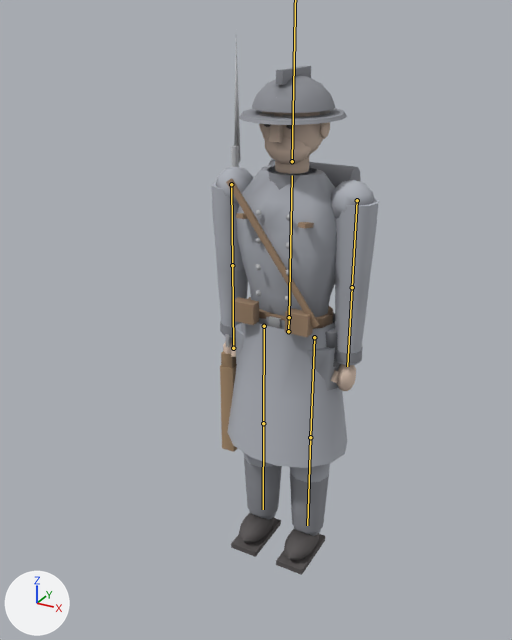
Renders of the glTF model Game/models/figures/modern_soldier_0.glb from each side of a commit.
Both versions are drawn from a 50 mm lens placed at (0.552, -1.136, 1.079), pointed at (-0.053, -0.036, 0.529). Lighting does not change. The marker at lower left points along +X, +Y and +Z. The older version comes first. The bones that bend it are drawn over the model as lines.

In view in the first picture: 'Body_Detail', 'Body_Uniform', 'Body_UniformDark'.
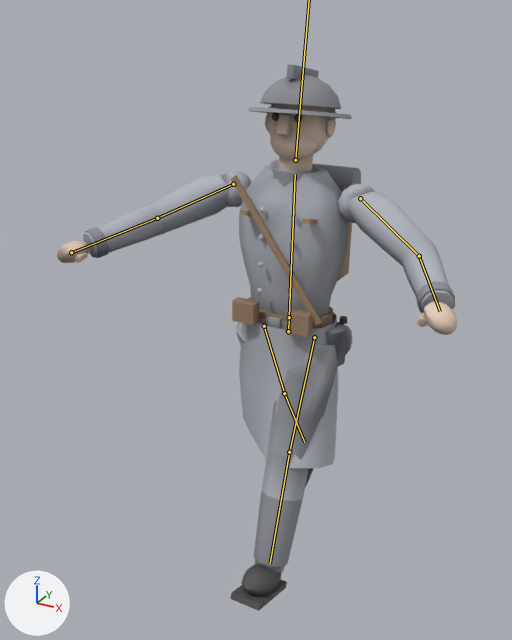
The newer file adds an action. The first version stands in its rest pose; the second is drawn at frame 7 of the action 'Dance'.

The edits, one by one:
Bone 'Spine' (bone_spine) turns from (0, 0, 0) to (-3, 2, 0) degrees about its own x, y and z.
Bone 'Head' (bone_head) turns from (0, 0, 0) to (-6, 0, 0) degrees about its own x, y and z.
Bone 'UpperArm.L' (bone_upperarm_l) turns from (0, 0, 0) to (-25, 0, -62) degrees about its own x, y and z.
Bone 'Forearm.L' (bone_forearm_l) turns from (0, 0, 0) to (-35, 0, 0) degrees about its own x, y and z.
Bone 'UpperArm.R' (bone_upperarm_r) turns from (0, 0, 0) to (-25, 0, 62) degrees about its own x, y and z.
Bone 'Forearm.R' (bone_forearm_r) turns from (0, 0, 0) to (-35, 0, 0) degrees about its own x, y and z.
Bone 'Weapon' (bone_weapon) turns from (0, 0, 0) to (46, 0, 0) degrees about its own x, y and z.
Bone 'Weapon' (bone_weapon) is rescaled from (1.0, 1.0, 1.0) to (0.0, 0.0, 0.0).
Bone 'Thigh.L' (bone_thigh_l) turns from (0, 0, 0) to (-26, 0, 0) degrees about its own x, y and z.
Bone 'Shin.L' (bone_shin_l) turns from (0, 0, 0) to (6, 0, 0) degrees about its own x, y and z.
Bone 'Thigh.R' (bone_thigh_r) turns from (0, 0, 0) to (26, 0, 0) degrees about its own x, y and z.
Bone 'Shin.R' (bone_shin_r) turns from (0, 0, 0) to (5, 0, 0) degrees about its own x, y and z.

Location of each change, [x1, y1, x2, y2] in pixels of the pictures (512 x 640 px):
'Body_Uniform', posed (120% wider, 10% taller)
    before: [211, 165, 379, 536]
    after: [83, 165, 454, 573]
'Body_Detail', posed (193% wider)
    before: [220, 43, 356, 575]
    after: [57, 103, 458, 611]
'Body_UniformDark', posed (158% wider, 8% taller)
    before: [220, 66, 363, 533]
    after: [85, 64, 455, 567]
bone 'Spine', root to tip
    before: (289, 317) to (292, 175)
    after: (289, 317) to (295, 174)
bone 'UpperArm.L', root to tip
    before: (357, 200) to (352, 287)
    after: (360, 198) to (419, 256)
bone 'Forearm.L', root to tip
    before: (352, 287) to (347, 366)
    after: (419, 256) to (440, 311)
bone 'UpperArm.R', root to tip
    before: (231, 184) to (232, 265)
    after: (233, 184) to (157, 218)
bone 'Forearm.R', root to tip
    before: (232, 265) to (233, 348)
    after: (157, 218) to (72, 252)
bone 'Weapon', root to tip
    before: (233, 348) to (232, 265)
    after: (71, 252) to (71, 252)
bone 'Thigh.L', root to tip
    before: (314, 337) to (310, 437)
    after: (314, 337) to (289, 452)
bone 'Shin.L', root to tip
    before: (310, 437) to (307, 525)
    after: (289, 452) to (270, 563)
bone 'Thigh.R', root to tip
    before: (264, 326) to (263, 423)
    after: (264, 326) to (284, 393)
bone 'Shin.R', root to tip
    before: (263, 423) to (263, 509)
    after: (284, 393) to (304, 442)
